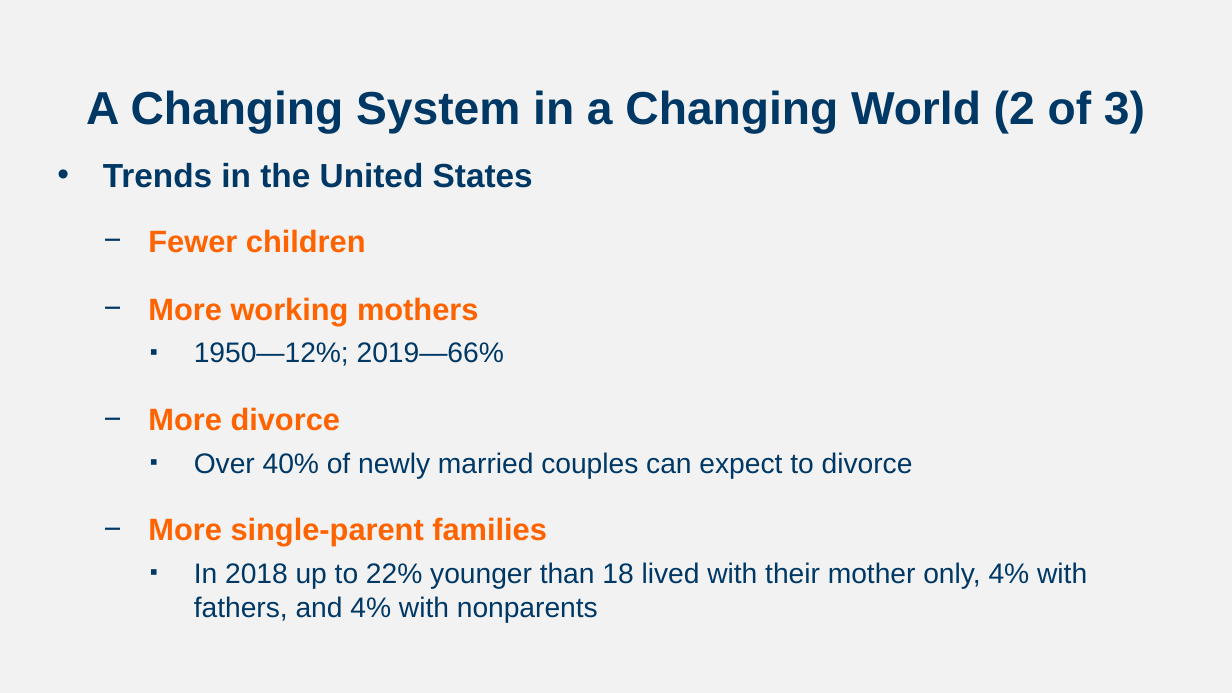
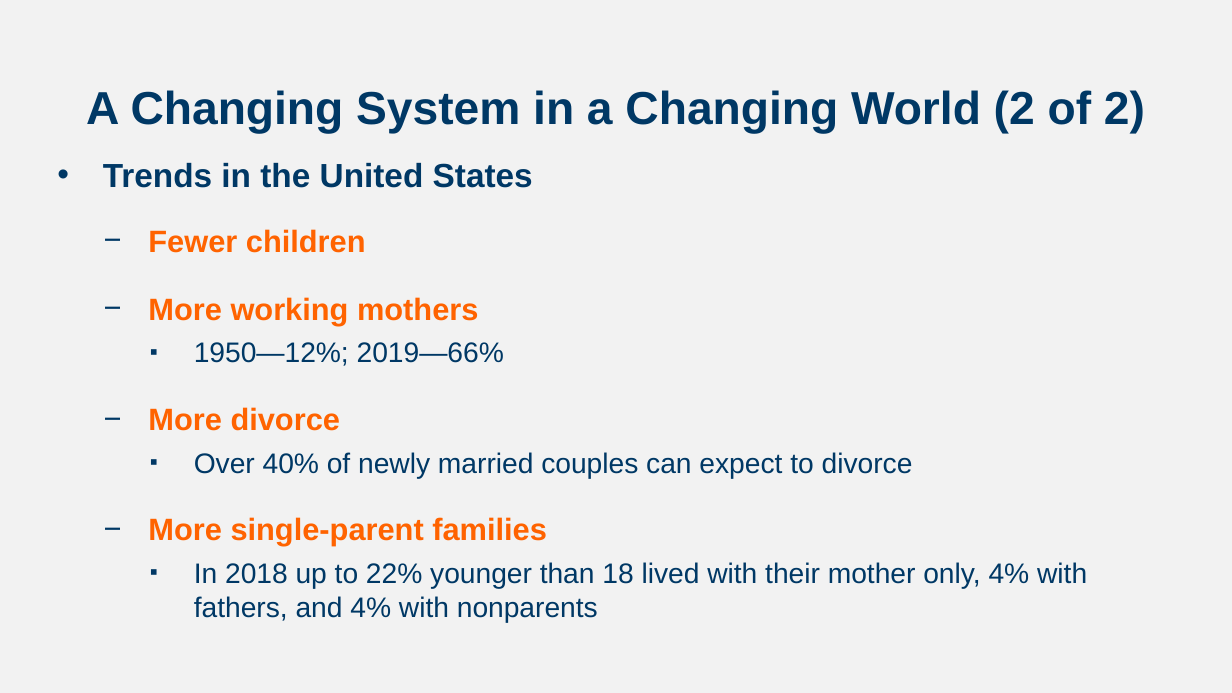
Before and after one commit to npm27/Teaching-Materials, a slide deck: slide 5 of Developmental Fall 23/Slides/Chapter 14.pptx. Drawn at 1232x693 pixels with LibreOffice and Linux fonts; fonts in the diff are those of the drawing. Boxes give left, top, right and bottom in pixels: in the first picture for what was removed or moved away, otherwise in the second. Text is boxed around its words. In the diff, an @@ line names an element or a change of style, - is before the commit and + after.

```diff
--- a/Developmental Fall 23/Slides/Chapter 14.pptx
+++ b/Developmental Fall 23/Slides/Chapter 14.pptx
@@ title at box(86, 90, 1145, 133): text changed @@
-A Changing System in a Changing World (2 of 3)
+A Changing System in a Changing World (2 of 2)
```
Also in this commit, not shown: 6 other slides changed, 2 slides removed.
